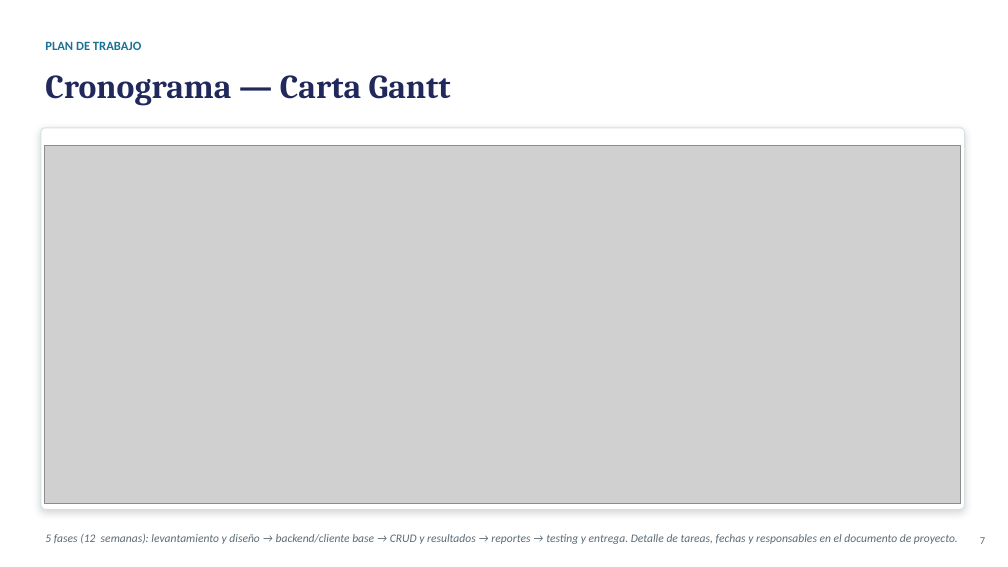
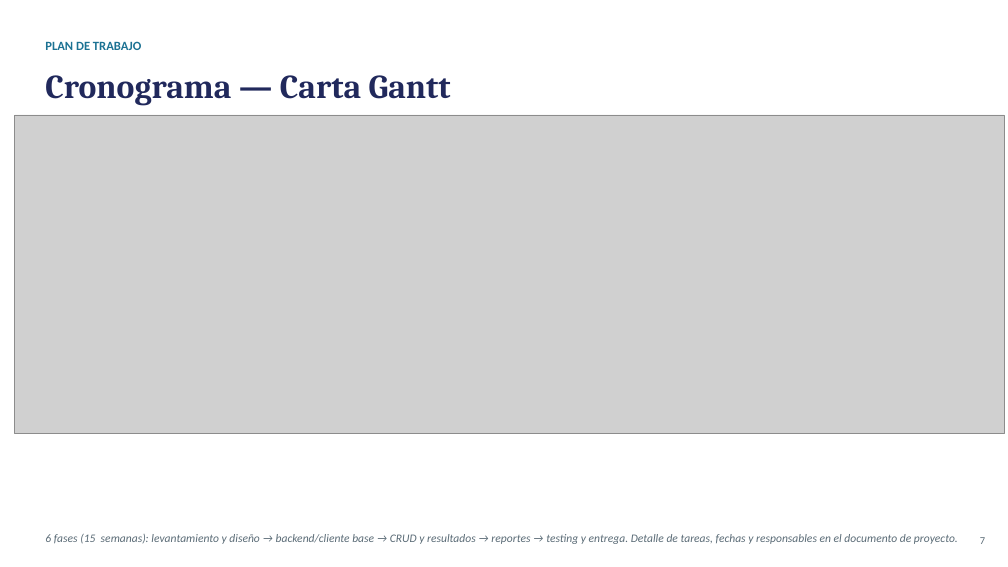
Before and after one commit to NicolasCardenas1/ConectaGo, a slide deck: slide 7 of Fase1/Evidencias grupales/PresentacionProyecto.pptx. Drawn at 1008x567 pixels with LibreOffice and Linux fonts; fonts in the diff are those of the drawing; grey boxes stand for pictures. Boxes give left, top, right and bottom in pixels: in the first picture for what was removed or moved away, otherwise in the second. Text is boxed around its words. In the diff, an @@ line names an element or a change of style, - is before the commit and + after.

```diff
--- a/Fase1/Evidencias grupales/PresentacionProyecto.pptx
+++ b/Fase1/Evidencias grupales/PresentacionProyecto.pptx
@@ picture: place and size @@
-picture at bbox=[45, 145, 960, 504]
+picture at bbox=[15, 115, 1004, 433]
@@ rounded rectangle removed at bbox=[41, 128, 965, 510] @@
@@ text at bbox=[45, 534, 958, 544]: text changed @@
-5 fases (12 semanas): levantamiento y diseño → backend/cliente base → CRUD y resultados → reportes → testing y entrega. Detalle de tareas, fechas y responsables en el documento de proyecto.
+6 fases (15 semanas): levantamiento y diseño → backend/cliente base → CRUD y resultados → reportes → testing y entrega. Detalle de tareas, fechas y responsables en el documento de proyecto.
```
Also in this commit, not shown: 1 other slide changed, 1 other file.
